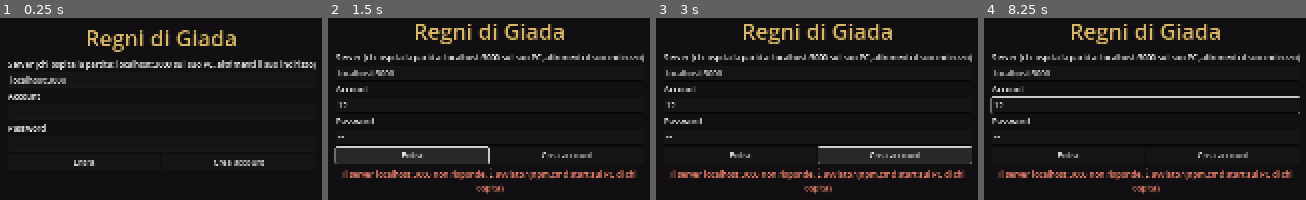
Above: before the commit, frames 1-4 (left to right).
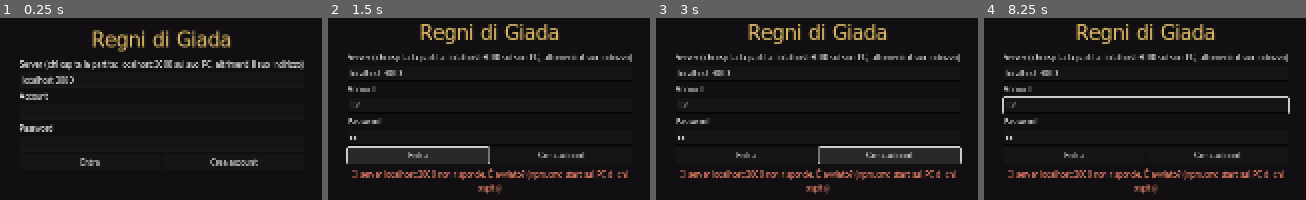
Above: after the commit, the same moments.

Repository: Pietroni1/regni-di-giada
Game: Godot game, scene res://scene/principale.tscn
The game is run twice, just before and just after one commit, with the same random seed, the same clock (stepped at 60 frames per second) and the same inputs.
Inputs (mouse positions are in pixels of both pictures, inside the frame that each line leads up to):
- Up to frame 1 (0.25 s): no input
- Up to frame 2 (1.5 s): click (489, 112) at 0.52 s; type "12" at 0.6 s; click (489, 145) at 0.75 s; type "12" at 0.83 s; click "Entra" at 1.25 s
- Up to frame 3 (3 s): click "Entra" at 2 s; click "Crea account" at 2.75 s
- Up to frame 4 (8.25 s): tap Enter at 3.5, 5, 6.5 s; move the mouse to (outside the picture) at 3.52 s; hold D 3.53-4.25 s; tap M at 3.6 s; click (outside the picture) at 3.67 s; tap H at 3.8 s; tap Space at 4.25, 5.75, 7.25 s; drag from (987, 127) to (1106, 194) at 4.27 s; move the mouse to (outside the picture) at 5.02 s; hold D 5.03-5.75 s; tap O at 5.1 s; click (outside the picture) at 5.17 s; tap I at 5.3 s; drag from (1106, 194) to (outside the picture) at 5.77 s; move the mouse to (outside the picture) at 6.52 s; hold A 6.53-7.25 s; tap C at 6.6 s; click (outside the picture) at 6.67 s; tap K at 6.8 s; tap Escape at 7.15 s; drag from (outside the picture) to (outside the picture) at 7.27 s; move the mouse to (1186, 105) at 8.02 s; hold S from 8.03 s (still down); hold E from 8.03 s (still down); click (1186, 105) at 8.17 s

The runs differ from the first frame. In frame 1, 7.3% of the frame differs, in the area x 2-99%, y 6-82%; in frame 2, 9.0%, in the area x 1-99%, y 3-97%; in frame 3, 9.0%; in frame 4, 8.8%.

Commit message:
Client Godot: mappa grande delle zone (tasto M) e nuovo font dei testi
- mappa_grande.gd: terre dei tre regni dipinte dai dati del terreno, zone con livelli consigliati, villaggi, strade,
  Sentieri Lontani (Selva, Distesa, Arena), posizione propria e di chi è attorno
- font: Tahoma libero del progetto Wine (LGPL), caricato da impostazioni.gd; kanji e simboli dal font di Godot

Co-Authored-By: Claude Fable 5.2 <noreply@anthropic.com>
Claude-Session: https://claude.ai/code/session_01EuSkvtqCr2JmeSogGis3Lv

Diff:
--- a/godot/script/finestre.gd
+++ b/godot/script/finestre.gd
@@ -138,6 +138,8 @@
 			aperta = true
 		f.visible = false
 	if gioco != null and gioco.viaggi != null and gioco.viaggi.chiudi():
+		aperta = true
+	if gioco != null and gioco.mappa != null and gioco.mappa.chiudi():
 		aperta = true
 	negozio_png = 0
 	fabbro_png = 0
@@ -741,7 +743,7 @@
 Spendendo risorsa si riempie la barra della TECNICA SUPREMA.
 
 FINESTRE
-I: inventario  ·  C: personaggio e punti statistica  ·  K: abilità e Via (dal livello 5)  ·  O: impostazioni  ·  Esc: chiude / menu
+M: mappa grande delle zone  ·  I: inventario  ·  C: personaggio e punti statistica  ·  K: abilità e Via (dal livello 5)  ·  O: impostazioni  ·  Esc: chiude / menu
 Trascina tecniche e pozioni sulla barra rapida; tasto destro su un tasto della barra per svuotarlo.
 Z: raccoglie il bottino  ·  R: sale o scende da cavallo  ·  Invio: chat
 
--- a/godot/script/gioco.gd
+++ b/godot/script/gioco.gd
@@ -50,6 +50,7 @@
 var _amb_fuori: Environment = null
 var _amb_cripta: Environment = null
 var _dentro := false
+var mappa: MappaGrande = null      # mappa grande delle zone (tasto M)
 var viaggi: Viaggi = null           # finestra dei viaggi e classifica dell'arena (viaggi.gd)
 var terra: TerraLontana = null      # la mappa lontana in cui si trova il personaggio (terra_lontana.gd)
 var _zona_amb := "-"                # ambiente in uso: "" mondo dei regni, "cripta" o id della mappa
@@ -73,6 +74,9 @@
 	viaggi = Viaggi.new()
 	viaggi.gioco = self
 	hud.radice.add_child(viaggi)
+	mappa = MappaGrande.new()
+	mappa.gioco = self
+	hud.radice.add_child(mappa)
 	anello_bersaglio = MeshInstance3D.new()
 	var t := TorusMesh.new()
 	t.inner_radius = 0.92
@@ -748,6 +752,8 @@
 			Impostazioni.schermo_intero = not Impostazioni.schermo_intero
 			Impostazioni.applica()
 			Impostazioni.salva()
+		elif k == KEY_M:
+			mappa.apri_chiudi()
 		elif k == KEY_I:
 			hud.finestre.apri_chiudi("inventario")
 		elif k == KEY_C:
--- a/godot/script/impostazioni.gd
+++ b/godot/script/impostazioni.gd
@@ -10,9 +10,11 @@
 var numeri_danno := true
 var server := "localhost:3000"
 var utente := ""
+var _tema: Theme
 
 
 func _ready() -> void:
+	_metti_font()
 	var c := ConfigFile.new()
 	if c.load(FILE) == OK:
 		schermo_intero = c.get_value("schermo", "intero", schermo_intero)
@@ -52,3 +54,24 @@
 		sole.directional_shadow_max_distance = [70.0, 120.0, 160.0][clampi(qualita, 0, 2)]
 	AudioServer.set_bus_volume_db(0, linear_to_db(maxf(volume, 0.0001)))
 	AudioServer.set_bus_mute(0, volume <= 0.001)
+
+
+## Font dei testi: Tahoma libero (vedi font/LEGGIMI.md); kanji e simboli mancanti dal font predefinito di Godot.
+func _metti_font() -> void:
+	# letto come file (non come risorsa importata): funziona anche senza passare dall'editor
+	var dati := FileAccess.get_file_as_bytes("res://font/testo.ttf")
+	if dati.is_empty():
+		return
+	var f := FontFile.new()
+	f.data = dati
+	f.fallbacks = [ThemeDB.fallback_font]
+	f.antialiasing = TextServer.FONT_ANTIALIASING_GRAY
+	f.hinting = TextServer.HINTING_LIGHT
+	ThemeDB.fallback_font = f
+	_tema = Theme.new()
+	_tema.default_font = f
+	get_tree().root.set_deferred("theme", _tema)
+	# il tema non attraversa i nodi che non sono Control (CanvasLayer, Node3D): lo si dà al primo Control di ogni ramo
+	get_tree().node_added.connect(func(n: Node) -> void:
+		if n is Control and not (n.get_parent() is Control) and n.theme == null:
+			n.theme = _tema)
--- /dev/null
+++ b/godot/script/mappa_grande.gd
@@ -0,0 +1,309 @@
+class_name MappaGrande
+extends Control
+## Mappa grande (tasto M): le terre dei tre regni dipinte dai dati del terreno, con zone, livelli consigliati,
+## villaggi e strade; a destra i Sentieri Lontani (Selva, Distesa, Arena). Mostra dove sei e chi hai attorno.
+
+const CARTA := Color(0.16, 0.13, 0.09, 0.97)
+const INCHIOSTRO := Color(0.96, 0.9, 0.74)
+const MEZZO := 256.0            # si mostra il mondo da -256 a +256 (oltre ci sono solo i monti di confine)
+
+## Zone del mondo aperto: nome, livelli, centro dell'etichetta (coordinate del mondo).
+const ZONE := [
+	{"nome": "Altopiano delle Spade Spezzate", "liv": "liv. 16-25", "x": 0.0, "z": 8.0},
+	{"nome": "Terre di Confine", "liv": "liv. 8-16", "x": 0.0, "z": 150.0},
+	{"nome": "Terre di Confine", "liv": "liv. 8-16", "x": -135.0, "z": -70.0},
+	{"nome": "Terre di Confine", "liv": "liv. 8-16", "x": 135.0, "z": -70.0},
+	{"nome": "Monti Nebbiosi", "liv": "", "x": 0.0, "z": 244.0},
+]
+const ANELLI := {"fenice": "Piana dei Ciliegi Rossi", "tigre": "Boschi del Sussurro", "drago": "Riva delle Gru"}
+
+var gioco: Gioco
+var _tex: ImageTexture
+var _tex_mappe: Dictionary = {}     # id della mappa lontana → ImageTexture del suo disco
+var _rett := Rect2()                # riquadro del mondo sullo schermo
+var _dischi: Dictionary = {}        # id → [centro, raggio] sullo schermo
+
+
+func _ready() -> void:
+	set_anchors_and_offsets_preset(Control.PRESET_FULL_RECT)
+	mouse_filter = Control.MOUSE_FILTER_IGNORE
+	visible = false
+
+
+func apri_chiudi() -> void:
+	visible = not visible
+	mouse_filter = Control.MOUSE_FILTER_STOP if visible else Control.MOUSE_FILTER_IGNORE
+	if visible and _tex == null:
+		_dipingi()
+	Suoni.suona("clic", -12.0)
+	queue_redraw()
+
+
+## Chiude la mappa; true se era aperta (per Esc).
+func chiudi() -> bool:
+	var era := visible
+	visible = false
+	mouse_filter = Control.MOUSE_FILTER_IGNORE
+	return era
+
+
+func _process(_dt: float) -> void:
+	if visible:
+		queue_redraw()
+
+
+func _gui_input(ev: InputEvent) -> void:
+	if ev is InputEventMouseButton and ev.pressed and ev.button_index == MOUSE_BUTTON_LEFT:
+		# clic fuori dal foglio: chiude
+		if not _foglio().has_point(ev.position):
+			chiudi()
+		accept_event()
+
+
+# ------------------------------------------------------------------ pittura (una volta sola)
+## Colore del terreno in un punto del mondo, dai pesi dei materiali esportati dal server.
+func _colore_terreno(x: float, z: float, h: float) -> Color:
+	var n := Dati.lato_p
+	var px := clampi(int((x + Dati.meta) / Dati.passo_p), 0, n - 1)
+	var pz := clampi(int((z + Dati.meta) / Dati.passo_p), 0, n - 1)
+	var a := Dati.pesi_a.get_pixel(px, pz)     # secco, bosco, sabbia, terra
+	var b := Dati.pesi_b.get_pixel(px, pz)     # roccia, neve, lastricato
+	var c := Color(0.42, 0.56, 0.27)           # prato
+	c = c.lerp(Color(0.62, 0.6, 0.33), a.r)
+	c = c.lerp(Color(0.2, 0.38, 0.2), a.g)
+	c = c.lerp(Color(0.8, 0.72, 0.5), a.b)
+	c = c.lerp(Color(0.5, 0.38, 0.25), a.a)
+	c = c.lerp(Color(0.5, 0.49, 0.47), b.r)
+	c = c.lerp(Color(0.93, 0.94, 0.96), b.g)
+	c = c.lerp(Color(0.7, 0.66, 0.58), b.b)
+	if h < -0.05:
+		c = Color(0.25, 0.47, 0.6).lerp(Color(0.12, 0.27, 0.42), clampf(-h / 4.0, 0.0, 1.0))
+	return c
+
+
+func _dipingi() -> void:
+	var lato := 400
+	var img := Image.create(lato, lato, false, Image.FORMAT_RGB8)
+	var passo := MEZZO * 2.0 / lato
+	for j in range(lato):
+		for i in range(lato):
+			var x := -MEZZO + (i + 0.5) * passo
+			var z := -MEZZO + (j + 0.5) * passo
+			var h := Dati.altezza(x, z)
+			var c := _colore_terreno(x, z, h)
+			# ombreggiatura del rilievo: luce da nord-ovest
+			var d := (Dati.altezza(x - 2.0, z - 2.0) - Dati.altezza(x + 2.0, z + 2.0)) * 0.16
+			if h >= -0.05:
+				c = c.lightened(clampf(d, 0.0, 0.3)) if d > 0.0 else c.darkened(clampf(-d, 0.0, 0.4))
+			# tono di carta: un po' meno saturo
+			c = c.lerp(Color(0.72, 0.64, 0.46), 0.14)
+			img.set_pixel(i, j, c)
+	_tex = ImageTexture.create_from_image(img)
+	# dischi delle mappe lontane
+	var defs := Mappe.definizioni()
+	for id: String in defs:
+		var m: Dictionary = defs[id]
+		var r := float(m.raggio)
+		var n := 128
+		var im := Image.create(n, n, false, Image.FORMAT_RGBA8)
+		var suolo: Array = m.tema.get("suolo", ["#3a5a30", "#56703c"])
+		var basso := Color(String(suolo[0])).lightened(0.12)
+		var alto := Color(String(suolo[1])).lightened(0.25)
+		for j in range(n):
+			for i in range(n):
+				var lx := (i + 0.5 - n * 0.5) / (n * 0.5) * r
+				var lz := (j + 0.5 - n * 0.5) / (n * 0.5) * r
+				if lx * lx + lz * lz > r * r:
+					im.set_pixel(i, j, Color(0, 0, 0, 0))
+					continue
+				var x := float(m.cx) + lx
+				var z := float(m.cz) + lz
+				var h := Mappe.altezza(x, z)
+				var c := basso.lerp(alto, clampf(h / 9.0 + 0.35, 0.0, 1.0))
+				var d := (Mappe.altezza(x - 3.0, z - 3.0) - Mappe.altezza(x + 3.0, z + 3.0)) * 0.14
+				c = c.lightened(clampf(d, 0.0, 0.3)) if d > 0.0 else c.darkened(clampf(-d, 0.0, 0.4))
+				if String(m.tipo) == "arena" and Vector2(lx, lz).length() < float(m.get("pavimento", 58)):
+					c = Color(0.74, 0.72, 0.68)
+				im.set_pixel(i, j, c)
+		_tex_mappe[id] = ImageTexture.create_from_image(im)
+
+
+# ------------------------------------------------------------------ disegno
+func _foglio() -> Rect2:
+	var lato := minf(size.y - 110.0, 760.0)
+	var larg := lato + 270.0
+	return Rect2((size.x - larg) * 0.5 - 14.0, (size.y - lato) * 0.5 - 44.0, larg + 28.0, lato + 74.0)
+
+
+func _su(x: float, z: float) -> Vector2:
+	return _rett.position + Vector2((x + MEZZO) / (MEZZO * 2.0), (z + MEZZO) / (MEZZO * 2.0)) * _rett.size
+
+
+func _scritta(pos: Vector2, testo: String, misura: int, colore: Color, centrata := true) -> void:
+	var f := ThemeDB.fallback_font
+	var larg := f.get_string_size(testo, HORIZONTAL_ALIGNMENT_LEFT, -1, misura).x
+	var p := pos - Vector2(larg * 0.5, 0) if centrata else pos
+	draw_string_outline(f, p, testo, HORIZONTAL_ALIGNMENT_LEFT, -1, misura, 4, Color(0.05, 0.04, 0.03, 0.9))
+	draw_string(f, p, testo, HORIZONTAL_ALIGNMENT_LEFT, -1, misura, colore)
+
+
+func _tratteggio(centro: Vector2, r: float, colore: Color) -> void:
+	var n := 72
+	for i in range(0, n, 2):
+		# solo i tratti dentro il riquadro del mondo
+		if _rett.has_point(centro + Vector2(cos(TAU * (i + 0.5) / n), sin(TAU * (i + 0.5) / n)) * r):
+			draw_arc(centro, r, TAU * i / n, TAU * (i + 1) / n, 4, colore, 1.5)
+
+
+func _freccia(p: Vector2, rot: float, colore: Color, misura := 9.0) -> void:
+	var dir := Vector2(sin(rot), cos(rot))
+	var lat := Vector2(dir.y, -dir.x)
+	var punti := PackedVector2Array([p + dir * misura, p - dir * misura * 0.6 + lat * misura * 0.6, p - dir * misura * 0.2, p - dir * misura * 0.6 - lat * misura * 0.6])
+	draw_colored_polygon(punti, colore)
+	punti.append(punti[0])
+	draw_polyline(punti, Color(0.1, 0.05, 0.0), 1.5)
+
+
+func _draw() -> void:
+	if gioco == null or gioco.me == null or _tex == null:
+		return
+	draw_rect(Rect2(Vector2.ZERO, size), Color(0, 0, 0, 0.45))
+	var foglio := _foglio()
+	draw_style_box(Hud.stile(CARTA, Hud.ORO.darkened(0.3), 10, 2), foglio)
+	var lato := foglio.size.y - 74.0
+	_rett = Rect2(foglio.position + Vector2(14, 52), Vector2(lato, lato))
+	_scritta(foglio.position + Vector2(foglio.size.x * 0.5, 32), "Mappa dei Regni di Giada", 22, Hud.ORO)
+	_scritta(foglio.position + Vector2(foglio.size.x - 150, 30), "M o Esc per chiudere", 12, INCHIOSTRO.darkened(0.3), false)
+	var io: Entita = gioco.me
+	var qui := Mappe.mappa_a(io.x, io.z)
+	var nel_mondo := qui == "" and absf(io.x) <= MEZZO + 40.0
+
+	# --- il mondo dei tre regni
+	draw_texture_rect(_tex, _rett, false)
+	draw_rect(_rett, Hud.ORO.darkened(0.45), false, 2.0)
+	var k := _rett.size.x / (MEZZO * 2.0)
+	# confini delle zone
+	_tratteggio(_su(0, 0), 95.0 * k, Color(1, 0.95, 0.8, 0.45))
+	for kid: String in Dati.KINGDOMS:
+		var v: Dictionary = Dati.KINGDOMS[kid].village
+		_tratteggio(_su(float(v.x), float(v.z)), 125.0 * k, Dati.colore(Dati.KINGDOMS[kid].color, 0.55))
+	# strade
+	for s in Dati.gioco.strade:
+		draw_line(_su(float(s[0]), float(s[1])), _su(float(s[2]), float(s[3])), Color(0.86, 0.76, 0.55, 0.95), 2.5)
+	# etichette delle zone
+	for z: Dictionary in ZONE:
+		var p := _su(z.x, z.z)
+		_scritta(p, z.nome, 14, INCHIOSTRO)
+		if z.liv != "":
+			_scritta(p + Vector2(0, 16), z.liv, 12, Color(1.0, 0.82, 0.45))
+	# villaggi e i loro dintorni
+	for kid: String in Dati.KINGDOMS:
+		var reg: Dictionary = Dati.KINGDOMS[kid]
+		var v: Dictionary = reg.village
+		var p := _su(float(v.x), float(v.z))
+		var col := Dati.colore(reg.color)
+		draw_circle(p, 9.0, Color(0.08, 0.06, 0.04))
+		draw_circle(p, 7.0, col)
+		draw_circle(p, 3.0, INCHIOSTRO)
+		_scritta(p + Vector2(0, -14), String(reg.villageName), 15, col.lightened(0.45))
+		_scritta(p + Vector2(0, 26), "Regno " + _articolo(String(reg.short)), 11, INCHIOSTRO.darkened(0.15))
+		# nome dell'anello di caccia, spostato verso il centro del mondo
+		var verso := (Vector2(0, 0) - Vector2(float(v.x), float(v.z))).normalized() * 62.0
+		var q := _su(float(v.x) + verso.x, float(v.z) + verso.y)
+		_scritta(q, String(ANELLI.get(kid, "")), 13, INCHIOSTRO)
+		_scritta(q + Vector2(0, 15), "liv. 1-8", 12, Color(1.0, 0.82, 0.45))
+	# chi hai attorno (solo ciò che il server ti mostra)
+	if nel_mondo:
+		for e: Entita in gioco.ents.values():
+			if e == io or e.tipo == "d" or e.morto:
+				continue
+			var col := Color(0.95, 0.3, 0.25) if e.tipo == "m" else (Color(0.45, 0.95, 0.5) if e.tipo == "n" else Color(0.5, 0.78, 1.0))
+			draw_circle(_su(e.x, e.z), 2.0 if e.tipo == "m" else 3.0, col)
+		var pio := _su(clampf(io.x, -MEZZO, MEZZO), clampf(io.z, -MEZZO, MEZZO))
+		draw_arc(pio, 14.0 + 3.0 * sin(Time.get_ticks_msec() * 0.005), 0, TAU, 32, Color(1, 0.95, 0.6, 0.8), 2.0)
+		_freccia(pio, io.r, Color(1.0, 0.93, 0.55))
+
+	# --- Sentieri Lontani (colonna a destra)
+	var cx := _rett.end.x + 135.0
+	_scritta(Vector2(cx, _rett.position.y + 12), "Sentieri Lontani", 16, Hud.ORO)
+	_scritta(Vector2(cx, _rett.position.y + 28), "si parte dal Viandante Lu, nei villaggi", 11, INCHIOSTRO.darkened(0.25))
+	var defs := Mappe.definizioni()
+	var alto := (_rett.size.y - 40.0) / maxf(1.0, float(defs.size()))
+	var rd := minf(alto * 0.5 - 34.0, 92.0)
+	var i := 0
+	_dischi.clear()
+	for id: String in defs:
+		var m: Dictionary = defs[id]
+		var centro := Vector2(cx, _rett.position.y + 44.0 + alto * i + rd + 2.0)
+		_dischi[id] = [centro, rd]
+		draw_circle(centro, rd + 3.0, Color(0.06, 0.05, 0.04))
+		draw_texture_rect(_tex_mappe[id], Rect2(centro - Vector2(rd, rd), Vector2(rd, rd) * 2.0), false)
+		draw_arc(centro, rd + 1.0, 0, TAU, 64, Color(1.0, 0.9, 0.5) if qui == id else Hud.ORO.darkened(0.4), 3.0 if qui == id else 2.0)
+		var kk := rd / float(m.raggio)
+		if String(m.tipo) == "arena":
+			for n in range(int(m.porte)):
+				var a := Mappe.angolo_porta(n)
+				draw_circle(centro + Vector2(sin(a), cos(a)) * float(m.distNicchia) * kk, 4.0, Color(0.45, 0.9, 0.55))
+		else:
+			var arr := centro + Vector2(float(m.arrivo.x), float(m.arrivo.z)) * kk
+			draw_circle(arr, 5.0, Color(0.08, 0.06, 0.04))
+			draw_circle(arr, 3.5, Color(0.45, 0.9, 0.55))
+			for o in m.get("obelischi", []):
+				var po := centro + Vector2(float(o[1]), float(o[2])) * kk
+				draw_colored_polygon(PackedVector2Array([po + Vector2(0, -7), po + Vector2(3.5, 4), po + Vector2(-3.5, 4)]), Color(0.75, 0.5, 1.0))
+		if qui == id:
+			for e: Entita in gioco.ents.values():
+				if e == io or e.tipo == "d" or e.morto:
+					continue
+				var pe := centro + Vector2(e.x - float(m.cx), e.z - float(m.cz)) * kk
+				if pe.distance_to(centro) < rd:
+					draw_circle(pe, 1.6 if e.tipo == "m" else 2.5, Color(0.95, 0.3, 0.25) if e.tipo == "m" else (Color(0.45, 0.95, 0.5) if e.tipo == "n" else Color(0.5, 0.78, 1.0)))
+			_freccia(centro + Vector2(io.x - float(m.cx), io.z - float(m.cz)) * kk, io.r, Color(1.0, 0.93, 0.55), 7.0)
+		if String(m.tipo) == "arena":
+			# il loto cremisi al centro del pavimento
+			draw_arc(centro, float(m.get("pavimento", 58)) * kk, 0, TAU, 48, Color(0.75, 0.2, 0.18), 2.0)
+			for n in range(8):
+				draw_circle(centro + Vector2(cos(TAU * n / 8.0), sin(TAU * n / 8.0)) * rd * 0.16, rd * 0.1, Color(0.82, 0.16, 0.16))
+			draw_circle(centro, rd * 0.08, Color(0.98, 0.85, 0.5))
+		_scritta(centro + Vector2(0, rd + 18.0), String(m.nome), 14, INCHIOSTRO)
+		var sotto := "PvP · tutti contro tutti" if String(m.tipo) == "arena" else "liv. %d-%d · dal %d" % [int(m.liv[0]), int(m.liv[1]), int(m.minLvl)]
+		if int(m.get("prezzo", 0)) > 0:
+			sotto += " · %d tael" % int(m.prezzo)
+		_scritta(centro + Vector2(0, rd + 33.0), sotto, 11, Color(1.0, 0.82, 0.45))
+		i += 1
+
+	# --- legenda e posizione
+	var ly := foglio.end.y - 12.0
+	var lx := _rett.position.x + 4.0
+	for voce in [[Color(1.0, 0.93, 0.55), "tu"], [Color(0.45, 0.95, 0.5), "PNG / arrivo sicuro"], [Color(0.5, 0.78, 1.0), "giocatori"], [Color(0.95, 0.3, 0.25), "mostri vicini"], [Color(0.75, 0.5, 1.0), "obelischi"]]:
+		draw_circle(Vector2(lx + 5, ly - 4), 4.0, voce[0])
+		_scritta(Vector2(lx + 14, ly), voce[1], 12, INCHIOSTRO.darkened(0.1), false)
+		lx += 26.0 + ThemeDB.fallback_font.get_string_size(voce[1], HORIZONTAL_ALIGNMENT_LEFT, -1, 12).x
+	var dove := Mappe.nome_zona(io.x, io.z) if qui != "" else ("Cripta delle Mille Lanterne" if not nel_mondo else _zona_mondo(io.x, io.z))
+	_scritta(Vector2(foglio.end.x - 16.0 - ThemeDB.fallback_font.get_string_size("Sei qui: " + dove, HORIZONTAL_ALIGNMENT_LEFT, -1, 13).x, ly), "Sei qui: " + dove, 13, Color(1.0, 0.93, 0.55), false)
+	# zona sotto il puntatore
+	var mouse := get_local_mouse_position()
+	if _rett.has_point(mouse):
+		var w := (mouse - _rett.position) / _rett.size * MEZZO * 2.0 - Vector2(MEZZO, MEZZO)
+		_scritta(mouse + Vector2(0, -12), "%s  (%d, %d)" % [_zona_mondo(w.x, w.y), int(w.x), int(w.y)], 12, Color.WHITE)
+
+
+func _articolo(corto: String) -> String:
+	return ("del " if corto == "Drago" else "della ") + corto
+
+
+## Nome della zona nel mondo aperto (stessa logica di `zoneAt` nel server).
+func _zona_mondo(x: float, z: float) -> String:
+	for kid: String in Dati.KINGDOMS:
+		var v: Dictionary = Dati.KINGDOMS[kid].village
+		if Vector2(x - float(v.x), z - float(v.z)).length() < float(Dati.costanti.get("SAFE_RADIUS", 30)):
+			return String(Dati.KINGDOMS[kid].villageName)
+	if maxf(absf(x), absf(z)) > 236.0:
+		return "Monti Nebbiosi"
+	if Vector2(x, z).length() < 95.0:
+		return "Altopiano delle Spade Spezzate"
+	for kid: String in Dati.KINGDOMS:
+		var v: Dictionary = Dati.KINGDOMS[kid].village
+		if Vector2(x - float(v.x), z - float(v.z)).length() < 125.0:
+			return String(ANELLI.get(kid, ""))
+	return "Terre di Confine"
--- a/godot/script/principale.gd
+++ b/godot/script/principale.gd
@@ -220,6 +220,7 @@
 			"attendi": await _attendi(float(p[1]))
 			"foto": await _foto(p[1])
 			"tecnica": gioco.usa_tecnica(p[1])
+			"mappa": gioco.mappa.apri_chiudi()
 			"finestra": gioco.hud.finestre.apri_chiudi(p[1])
 			"png":
 				for e: Entita in gioco.ents.values():
Not shown, changed: godot/export_presets.cfg
Binary file added: godot/font/testo.ttf
Binary file added: godot/font/testo_grassetto.ttf
Not shown, added: godot/script/mappa_grande.gd.uid
Not shown, added: godot/font/COPYING.LIB
Not shown, added: godot/font/LEGGIMI.md
